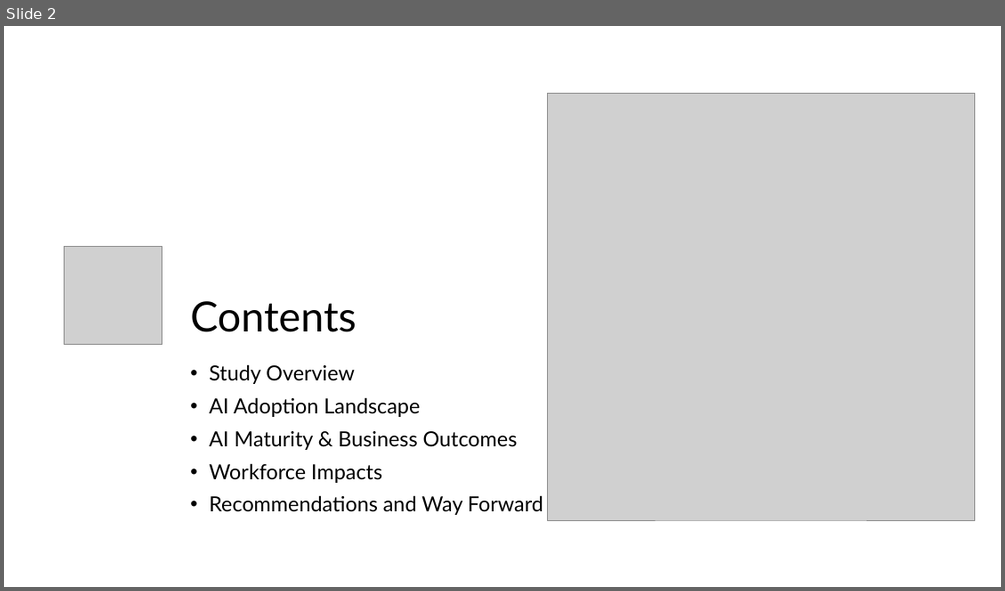
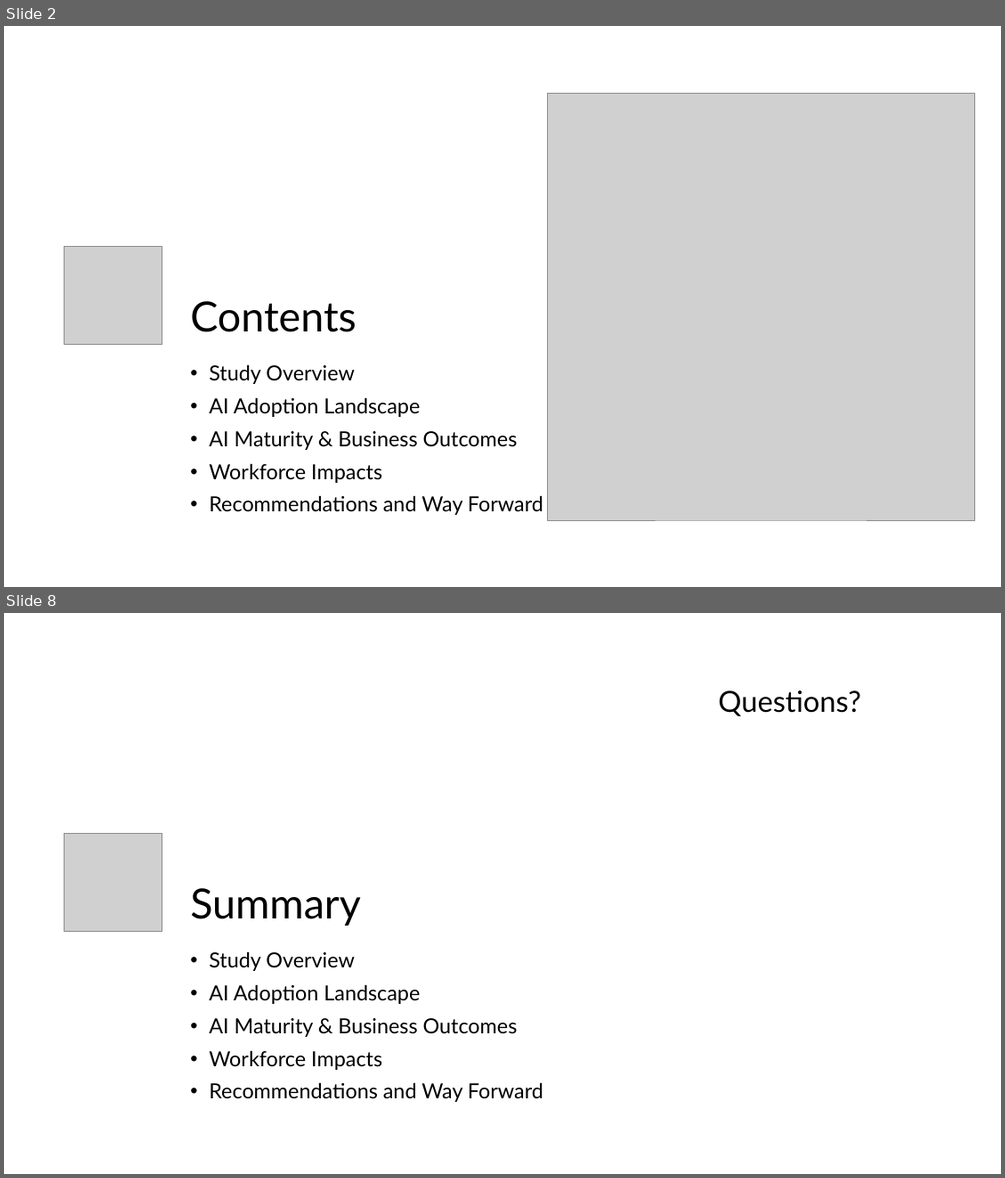
Before and after one commit to S-Shockley/MidtermAIAdoption, a slide deck: Presentation/Global AI Adoption & Workforce Impact Dataset.pptx. Shown one above the other, each under a label of ours: slide 2 before the commit, slides 2 and 8 after it; the slides between them are not shown. The pictures are 1005x591 and 1005x1178 pixels, drawn with LibreOffice and Linux fonts; fonts in the diff are those of the drawing; grey boxes stand for pictures. Boxes give left, top, right and bottom in pixels: in the first picture for what was removed or moved away, otherwise in the second. Text is boxed around its words. In the diff, an @@ line names an element or a change of style, - is before the commit and + after.

```diff
--- a/Presentation/Global AI Adoption & Workforce Impact Dataset.pptx
+++ b/Presentation/Global AI Adoption & Workforce Impact Dataset.pptx
@@ slide 8 added at (4,613,1001,1174), background #FFFFFF @@
@@ text added at (718,690,861,716), 28 pt, text #000000 @@
+Questions?
@@ picture added at (65,834,162,932) @@
@@ title added at (190,888,361,925), 40 pt, text #000000 @@
+Summary
@@ text added at (209,951,543,1102), 20 pt, text #000000 @@
+• Study Overview
+• AI Adoption Landscape
+• AI Maturity & Business Outcomes
+• Workforce Impacts
+• Recommendations and Way Forward
```
Also in this commit, not shown: 3 slides changed, 2 other slides added, 3 slides removed.
